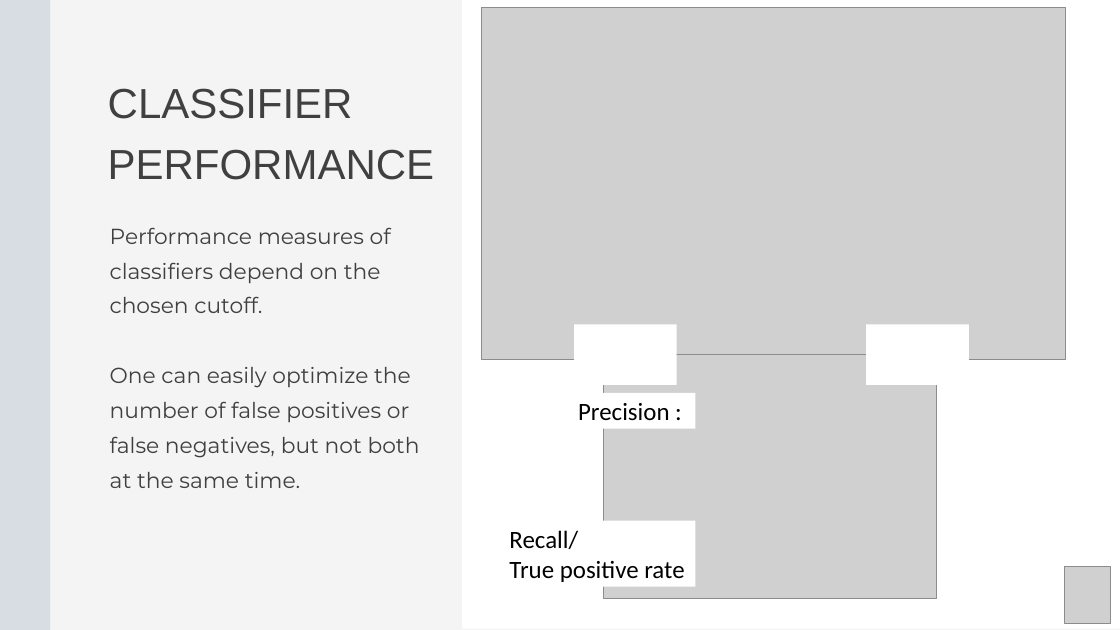
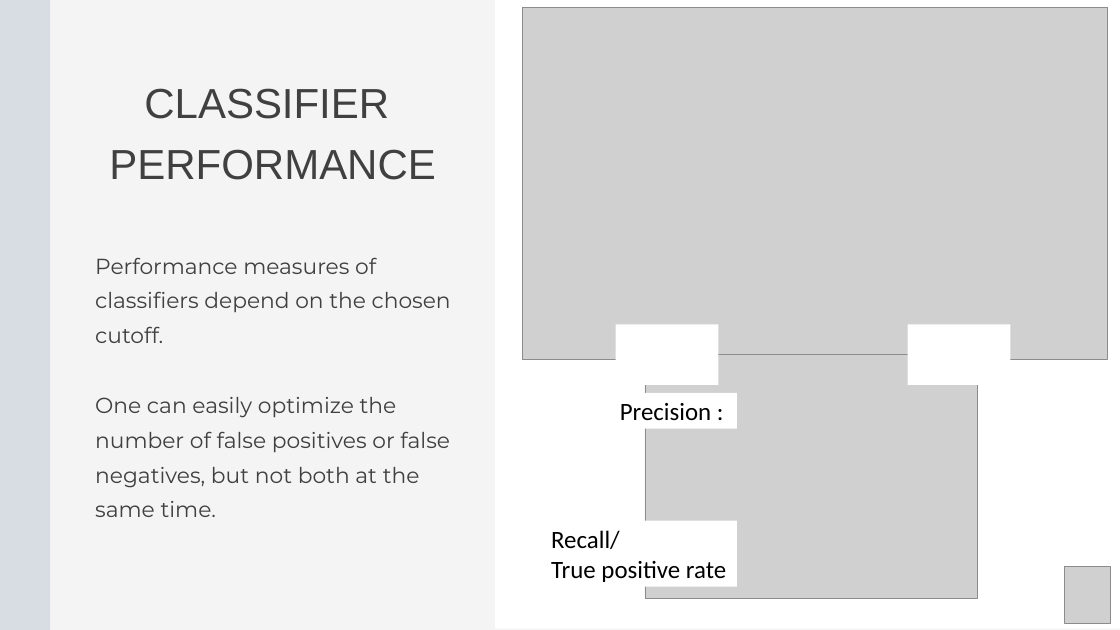
Before and after one commit to Center-for-Health-Data-Science/Foundations-of-Health-Data-Science, a slide deck: slide 6 of Slides/FHDS_Model_Evaluation_Part4.pptx. Drawn at 1120x630 pixels with LibreOffice and Linux fonts; fonts in the diff are those of the drawing; grey boxes stand for pictures. Boxes give left, top, right and bottom in pixels: in the first picture for what was removed or moved away, otherwise in the second. Text is boxed around its words. In the diff, an @@ line names an element or a change of style, - is before the commit and + after.

```diff
--- a/Slides/FHDS_Model_Evaluation_Part4.pptx
+++ b/Slides/FHDS_Model_Evaluation_Part4.pptx
@@ rectangle: place and size @@
-rectangle at [462,0,1120,629]
+rectangle at [495,0,1120,629]
@@ text "CLASSIFIER" at [109,88,435,180]: alignment left to centre @@
@@ text "Performance measures of classifiers depend ..." rewrapped from [110,227,420,488] to [95,257,451,517] @@
@@ 4 rectangles, 2 pictures: place and size @@
-4 rectangles, 2 pictures at [481,7,1065,599]
+4 rectangles, 2 pictures at [522,7,1107,599]
```
Also in this commit, not shown: 14 other slides changed, 3 slides added, 1 slide removed.
